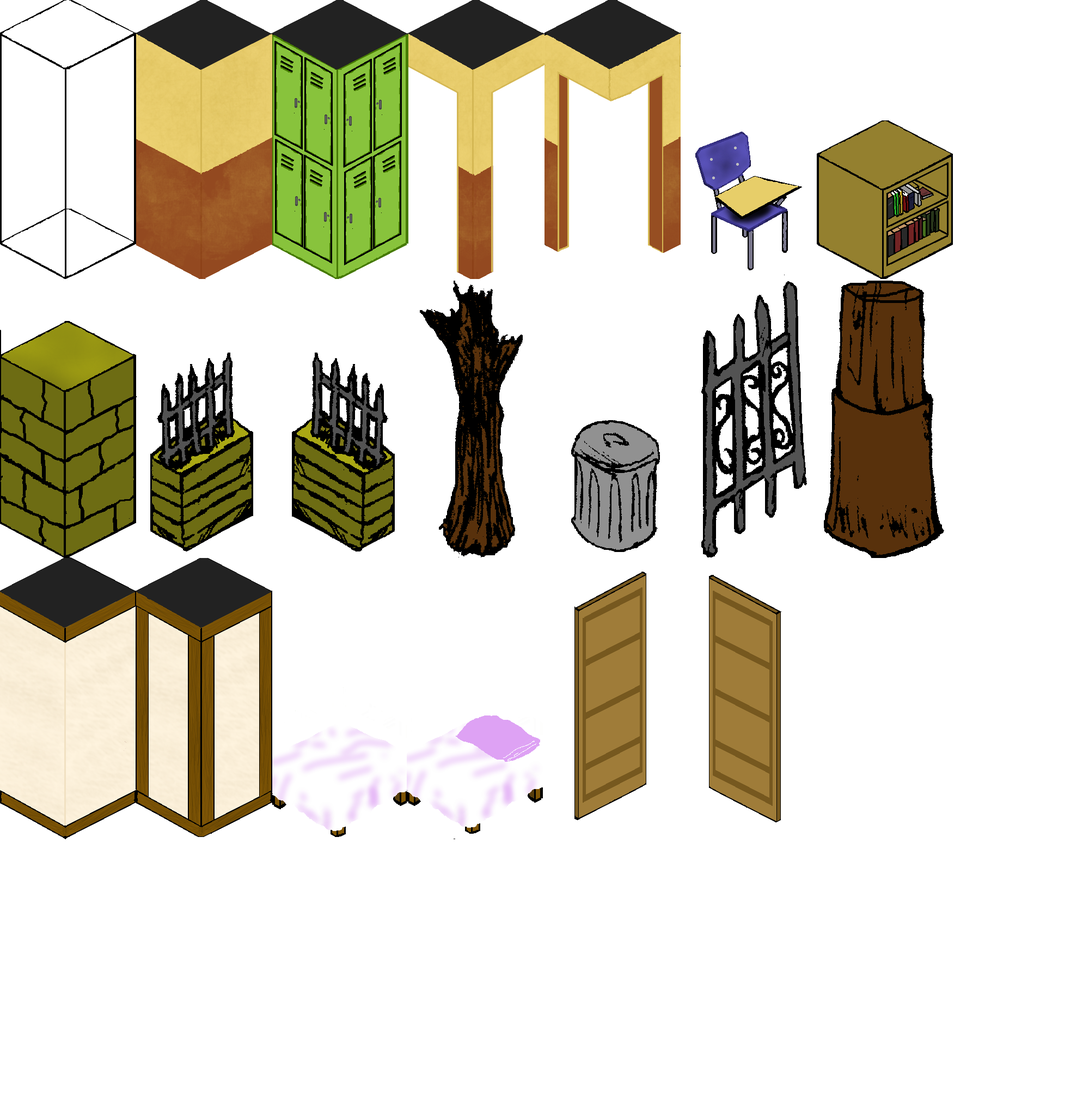
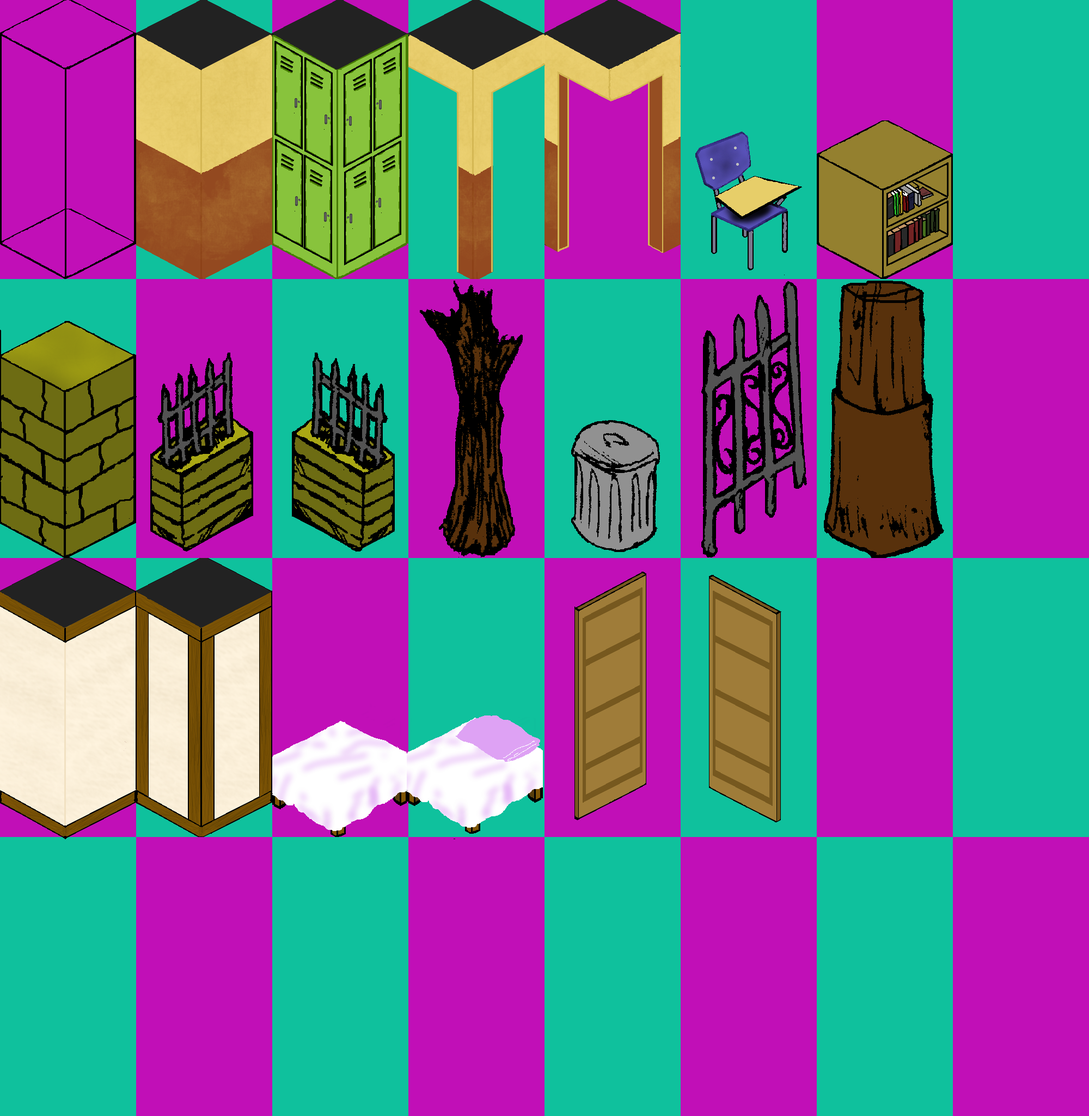
Layer changes from the first (1089, 1116) image to the second:
painted on "walls250x512.png" over (x1=136, y1=0, x2=610, y2=71)
showed "Pasted Layer" over (x1=0, y1=0, x2=1089, y2=1116)
